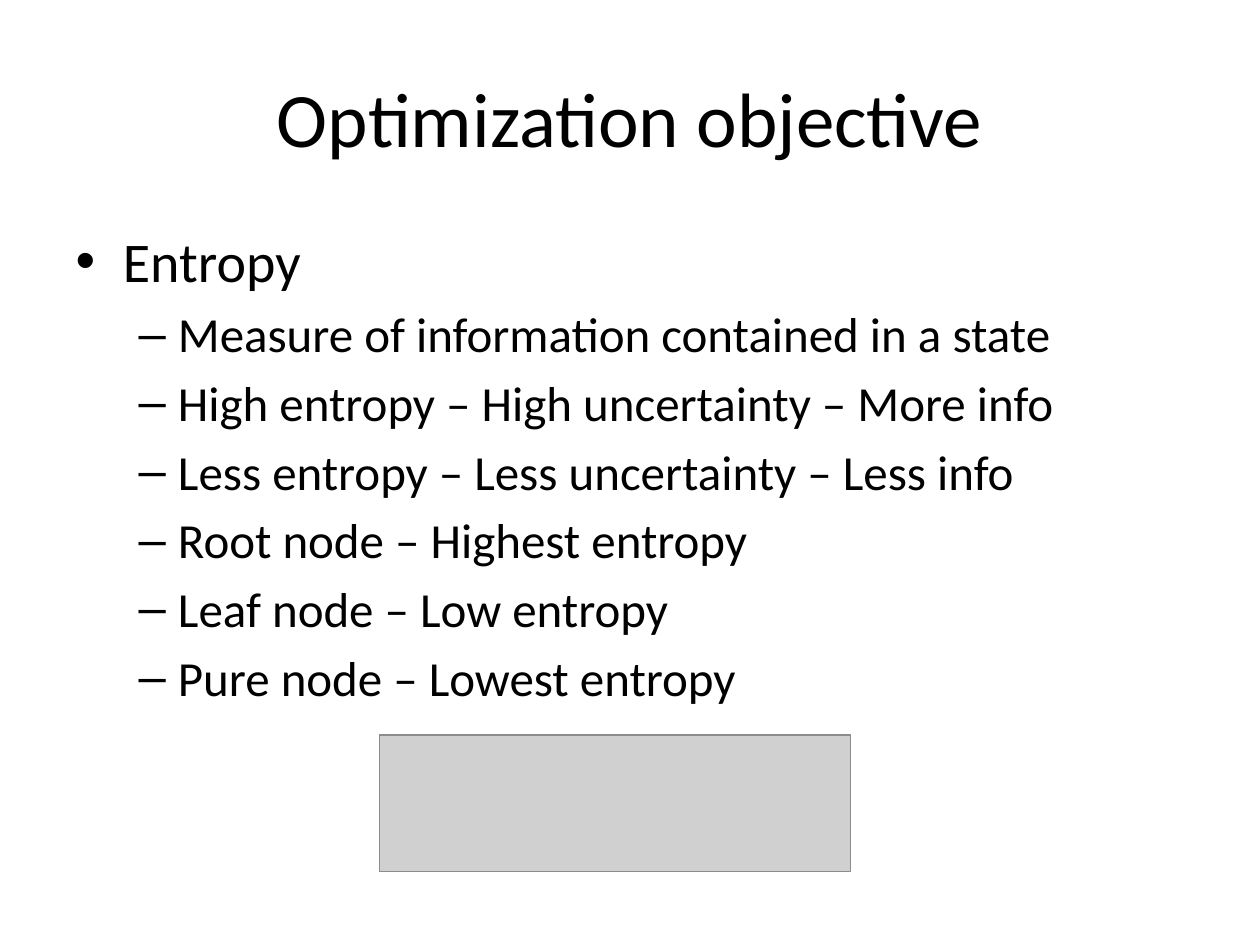
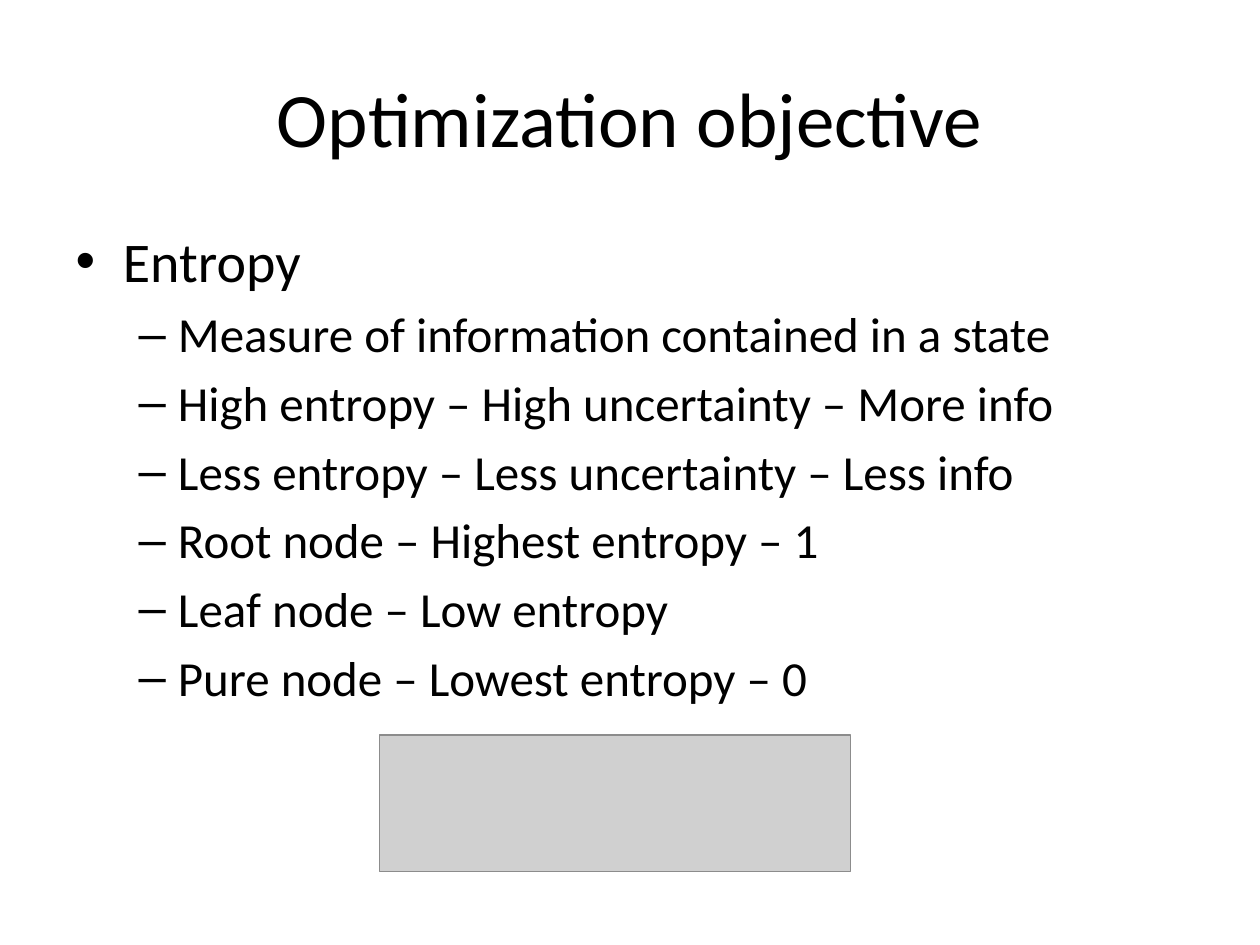
Before and after one commit to look4pritam/ArtificialIntelligence, a slide deck: slide 6 of MachineLearning/DecisionTree.pptx. Drawn at 1260x945 pixels with LibreOffice and Linux fonts; fonts in the diff are those of the drawing; grey boxes stand for pictures. Boxes give left, top, right and bottom in pixels: in the first picture for what was removed or moved away, otherwise in the second. Text is boxed around its words. In the diff, an @@ line names an element or a change of style, - is before the commit and + after.

```diff
--- a/MachineLearning/DecisionTree.pptx
+++ b/MachineLearning/DecisionTree.pptx
@@ text at [178,524,819,567]: text changed @@
-  – Root node – Highest entropy
+  – Root node – Highest entropy – 1
@@ text at [178,662,807,704]: text changed @@
-  – Pure node – Lowest entropy
+  – Pure node – Lowest entropy – 0
```
Also in this commit, not shown: 1 other slide changed, 2 slides added.
